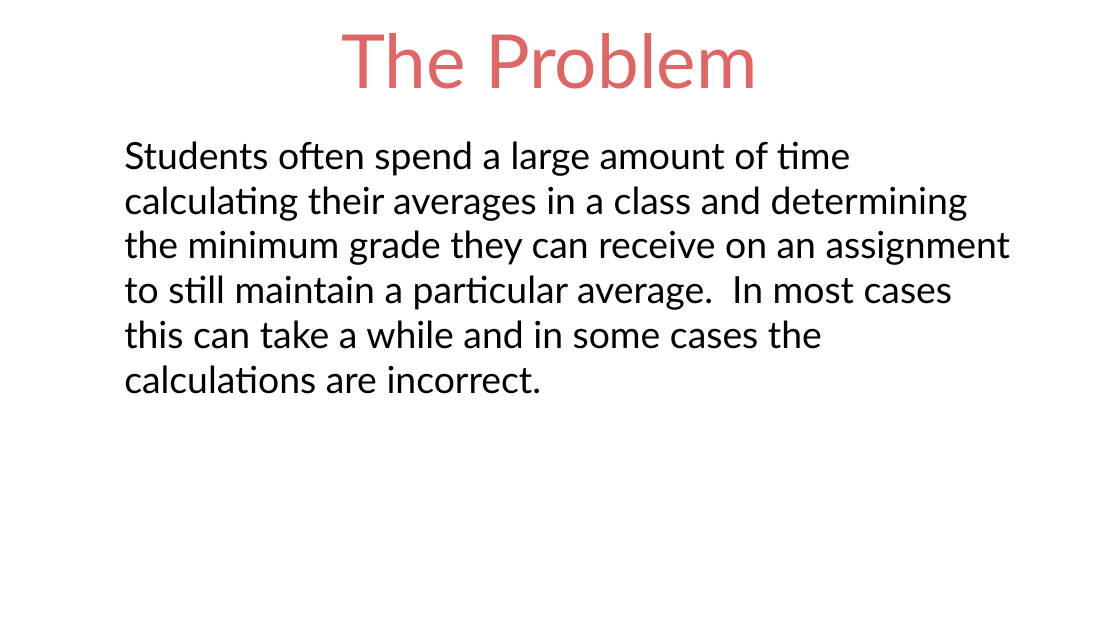
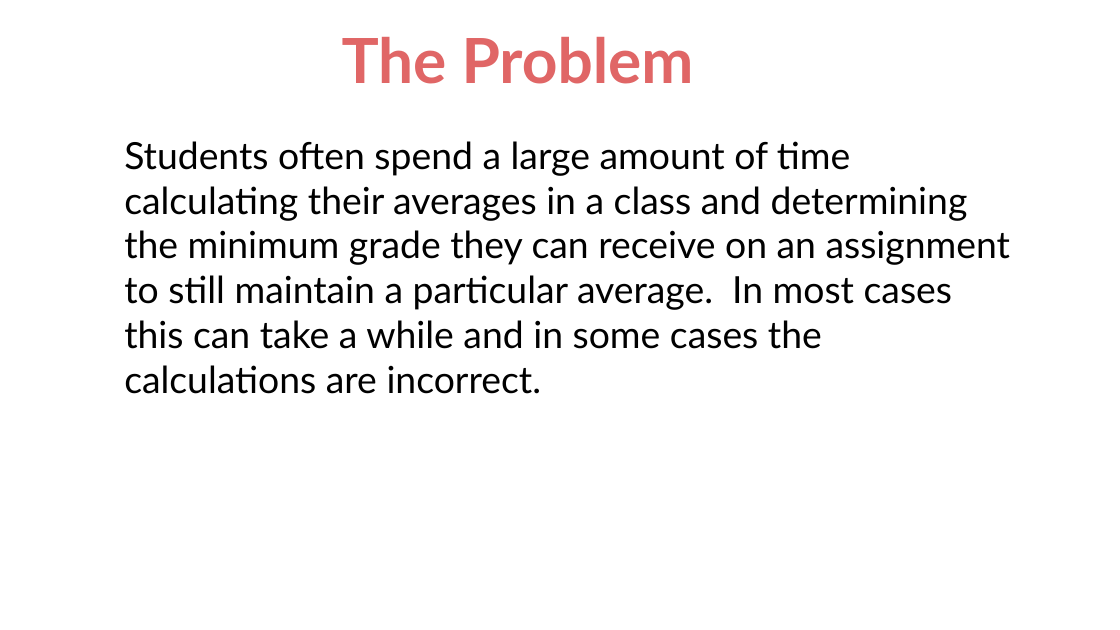
Before and after one commit to amdonham/DropGrade, a slide deck: slide 2 of Documents/Design Presentation.pptx. Drawn at 1120x630 pixels with LibreOffice and Linux fonts; fonts in the diff are those of the drawing. Boxes give left, top, right and bottom in pixels: in the first picture for what was removed or moved away, otherwise in the second. Text is boxed around its words. In the diff, an @@ line names an element or a change of style, - is before the commit and + after.

```diff
--- a/Documents/Design Presentation.pptx
+++ b/Documents/Design Presentation.pptx
@@ title "The Problem" at [342, 37, 694, 84]: size 48 to 40 pt, bold on @@
```
Also in this commit, not shown: 4 other slides changed.
